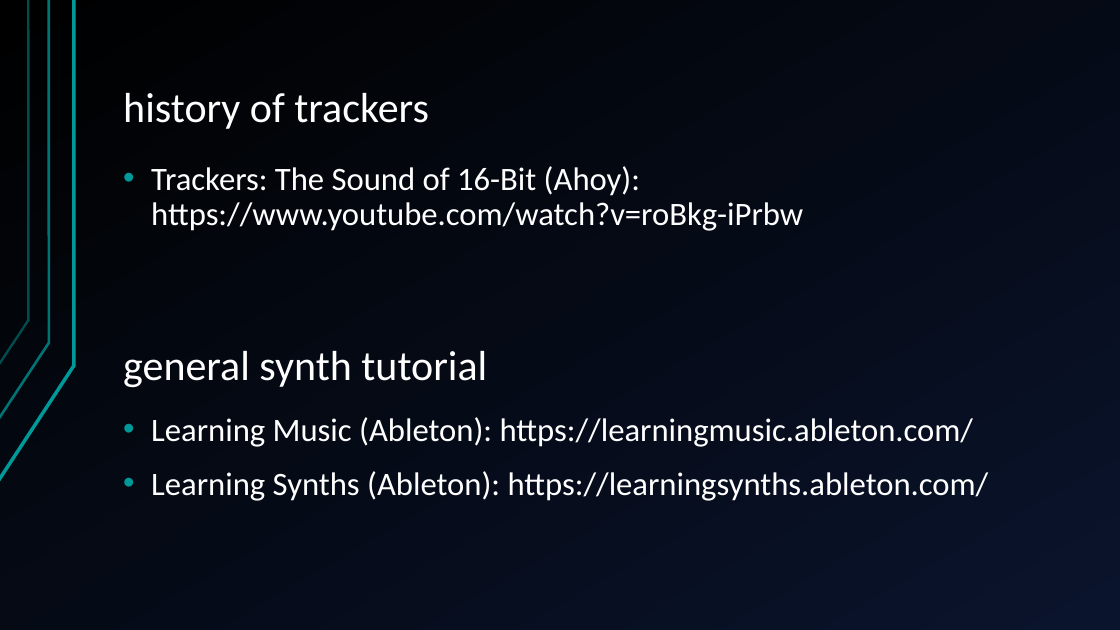
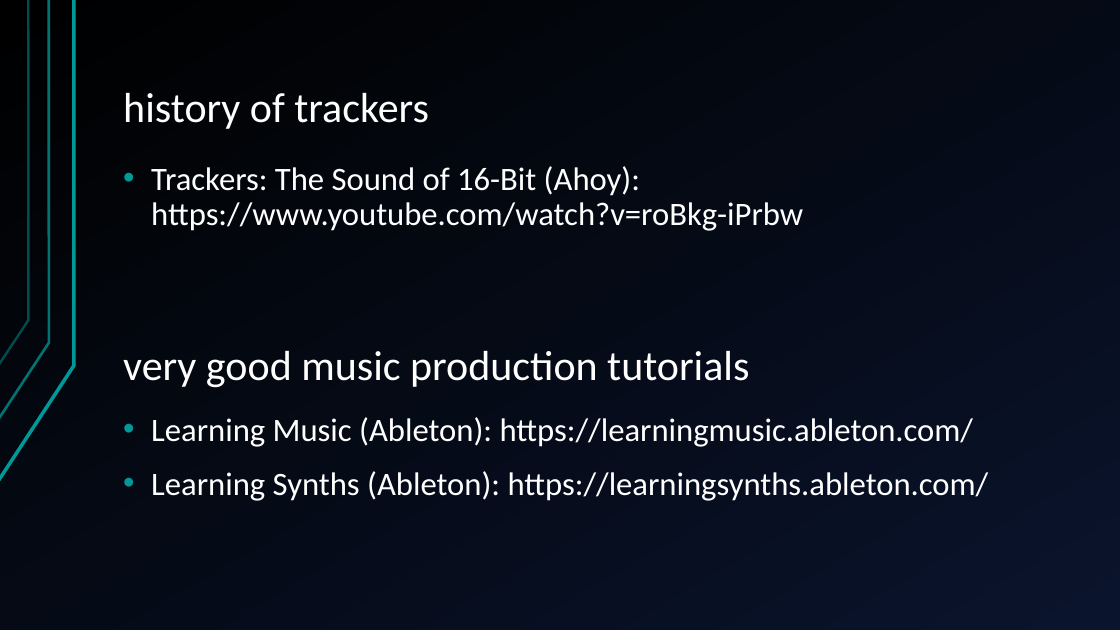
Before and after one commit to jegasus/m8-tracker-workshop, a slide deck: slide 28 of slides_v1.odp. Drawn at 1120x630 pixels with LibreOffice and Linux fonts; fonts in the diff are those of the drawing. Boxes give left, top, right and bottom in pixels: in the first picture for what was removed or moved away, otherwise in the second. Text is boxed around its words. In the diff, an @@ line names an element or a change of style, - is before the commit and + after.

```diff
--- a/slides_v1.odp
+++ b/slides_v1.odp
@@ text at bbox=[123, 351, 749, 388]: text changed @@
-general synth tutorial
+very good music production tutorials
```
